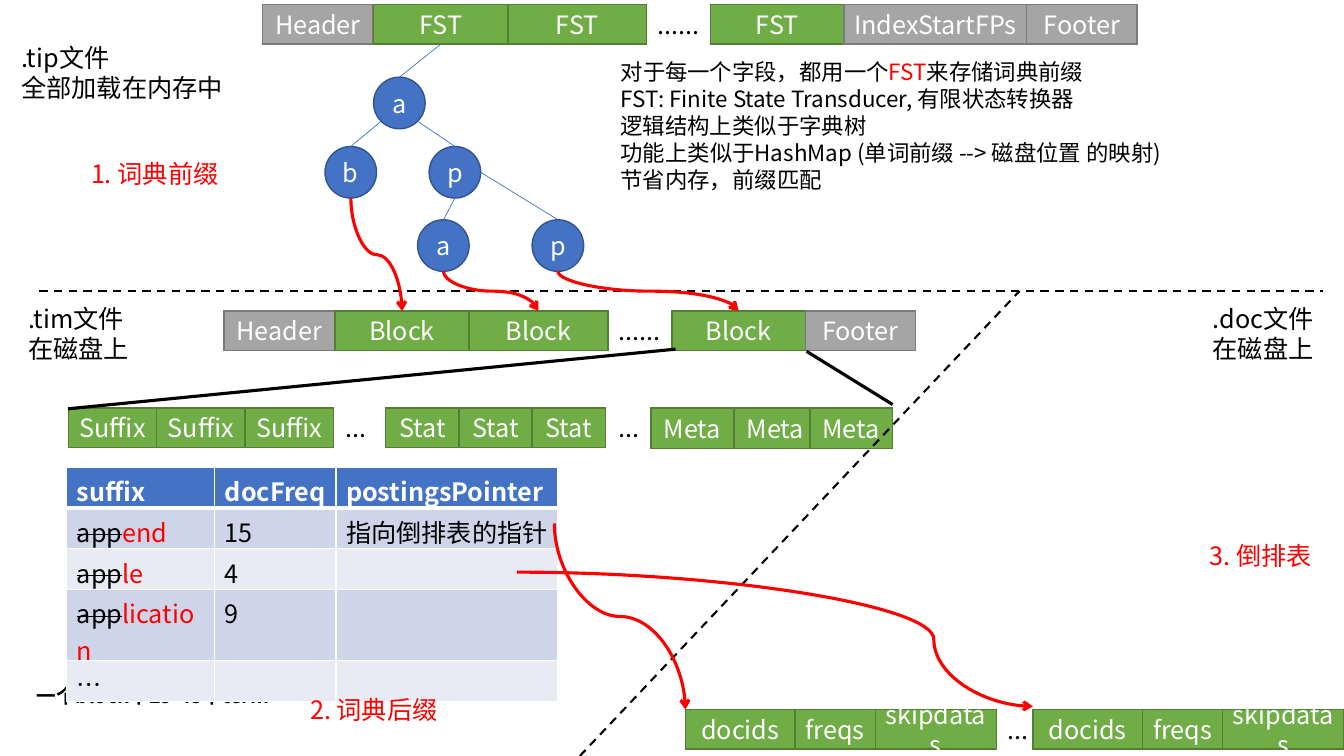
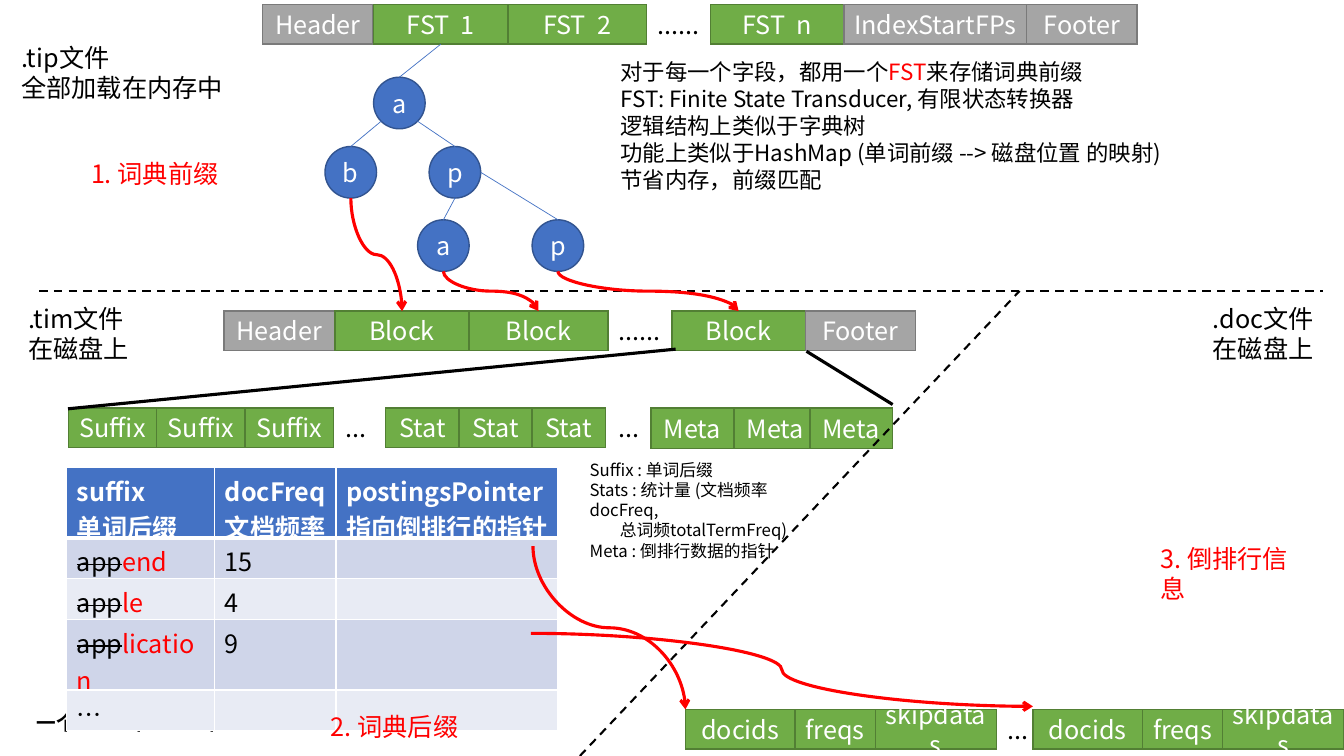
Before and after one commit to zouxiang1993/lucene-8.0.0, a slide deck: slide 10 of core/notes/lucene/codec/索引文件格式/Lucene索引文件.pptx (slide 14 before the commit). Drawn at 1344x756 pixels with LibreOffice and Linux fonts; fonts in the diff are those of the drawing. Boxes give left, top, right and bottom in pixels: in the first picture for what was removed or moved away, otherwise in the second. Text is boxed around its words. In the diff, an @@ line names an element or a change of style, - is before the commit and + after.

Commit message:
point values索引文件格式

```diff
--- a/core/notes/lucene/codec/索引文件格式/Lucene索引文件.pptx
+++ b/core/notes/lucene/codec/索引文件格式/Lucene索引文件.pptx
@@ text in rectangle at <box>407,15,475,35</box>: text changed @@
-FST
+FST 1
@@ text in rectangle at <box>543,15,611,35</box>: text changed @@
-FST
+FST 2
@@ text in rectangle at <box>742,15,812,35</box>: text changed @@
-FST
+FST n
@@ table at <box>67,467,558,671</box> @@
-row 1: suffix | docFreq | postingsPointer
+row 1: suffix / 单词后缀 | docFreq / 文档频率 | postingsPointer / 指向倒排行的指针
-row 2, column 3: 指向倒排表的指针
+row 2, column 3: 
@@ text added at <box>590,462,787,562</box>, 12 pt, text #000000 @@
+Suffix : 单词后缀
+Stats : 统计量 (文档频率docFreq,
+总词频totalTermFreq)
+Meta : 倒排行数据的指针
@@ curved arrow moved from (555, 523) - (686, 710) to (533, 546) - (686, 710) @@
@@ text at <box>1161,546,1288,600</box>: text changed @@
-3. 倒排表
+3. 倒排行信息
@@ curved arrow moved from (517, 573) - (1033, 707) to (531, 633) - (1033, 707) @@
@@ text "一个block中25-48个term": place and size @@
-text "一个block中25-48个term" at <box>37,683,269,705</box>
+text "一个block中25-48个term" at <box>37,713,269,732</box>
@@ text "2. 词典后缀": place and size @@
-text "2. 词典后缀" at <box>310,697,438,721</box>
+text "2. 词典后缀" at <box>331,714,459,738</box>
```
Also in this commit, not shown: 6 other slides changed, 7 slides added, 3 other files.
